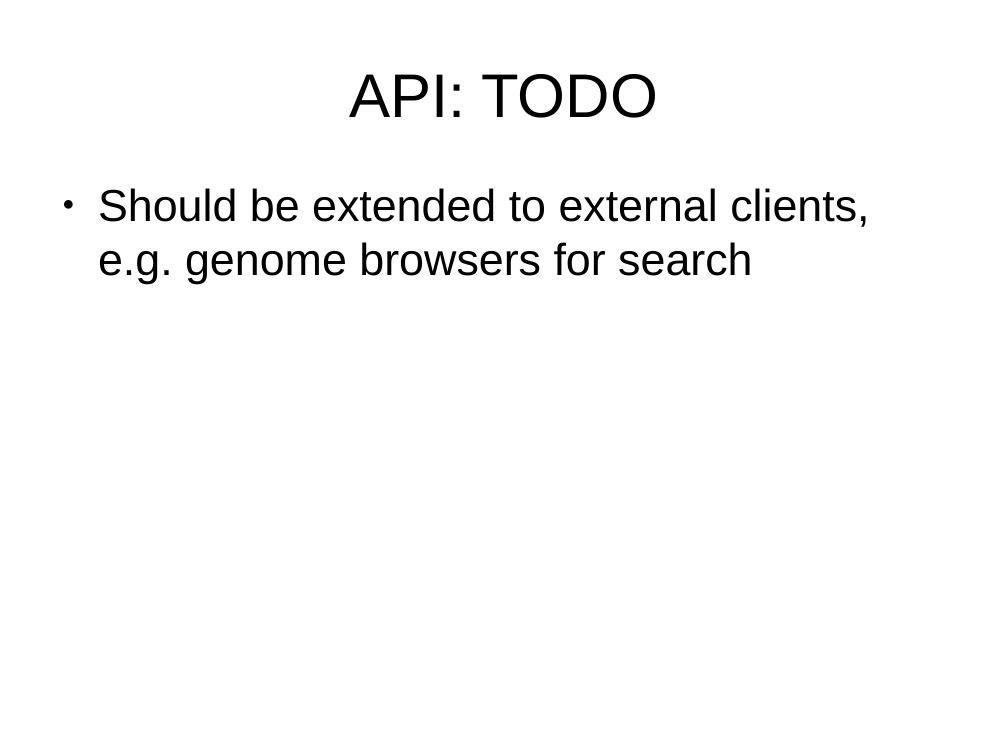
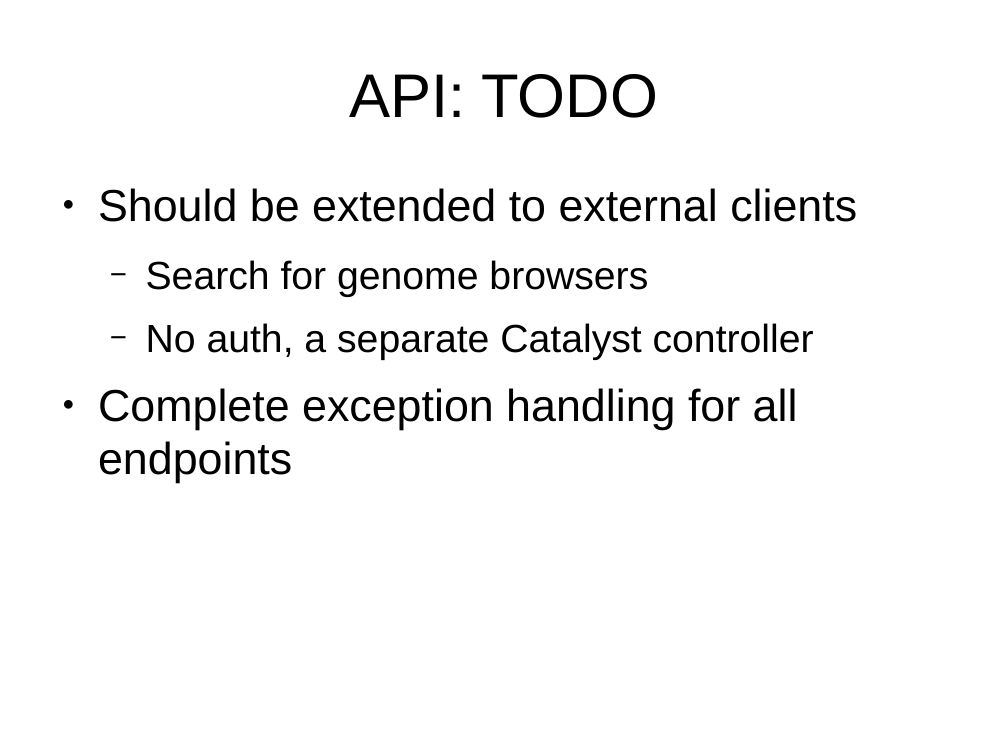
Before and after one commit to Ensembl/trackhub-registry, a slide deck: slide 18 of docs/code_review_07-05-15/talk.odp (slide 12 before the commit). Drawn at 1008x756 pixels with LibreOffice and Linux fonts; fonts in the diff are those of the drawing; background and template pictures are left out. Boxes give left, top, right and bottom in pixels: in the first picture for what was removed or moved away, otherwise in the second. Text is boxed around its words. In the diff, an @@ line names an element or a change of style, - is before the commit and + after.

```diff
--- a/docs/code_review_07-05-15/talk.odp
+++ b/docs/code_review_07-05-15/talk.odp
@@ text at [98, 188, 857, 483]: text changed @@
-● Should be extended to external clients, e.g. genome browsers for search
+● Should be extended to external clients
+  − Search for genome browsers
+  − No auth, a separate Catalyst controller
+● Complete exception handling for all endpoints
```
Also in this commit, not shown: 2 other slides changed, 7 slides added.
